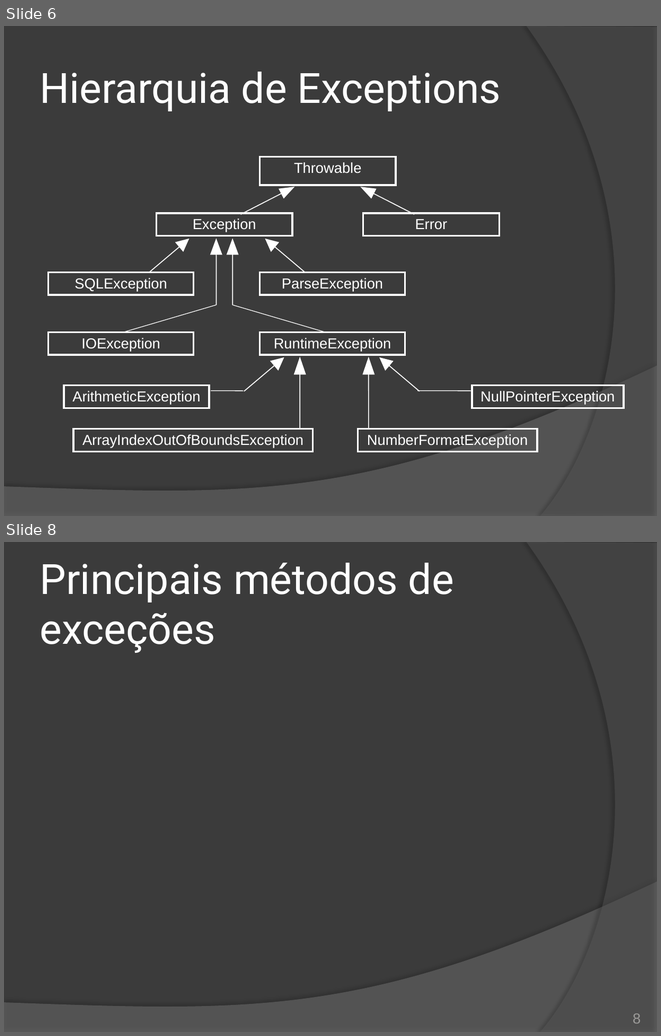
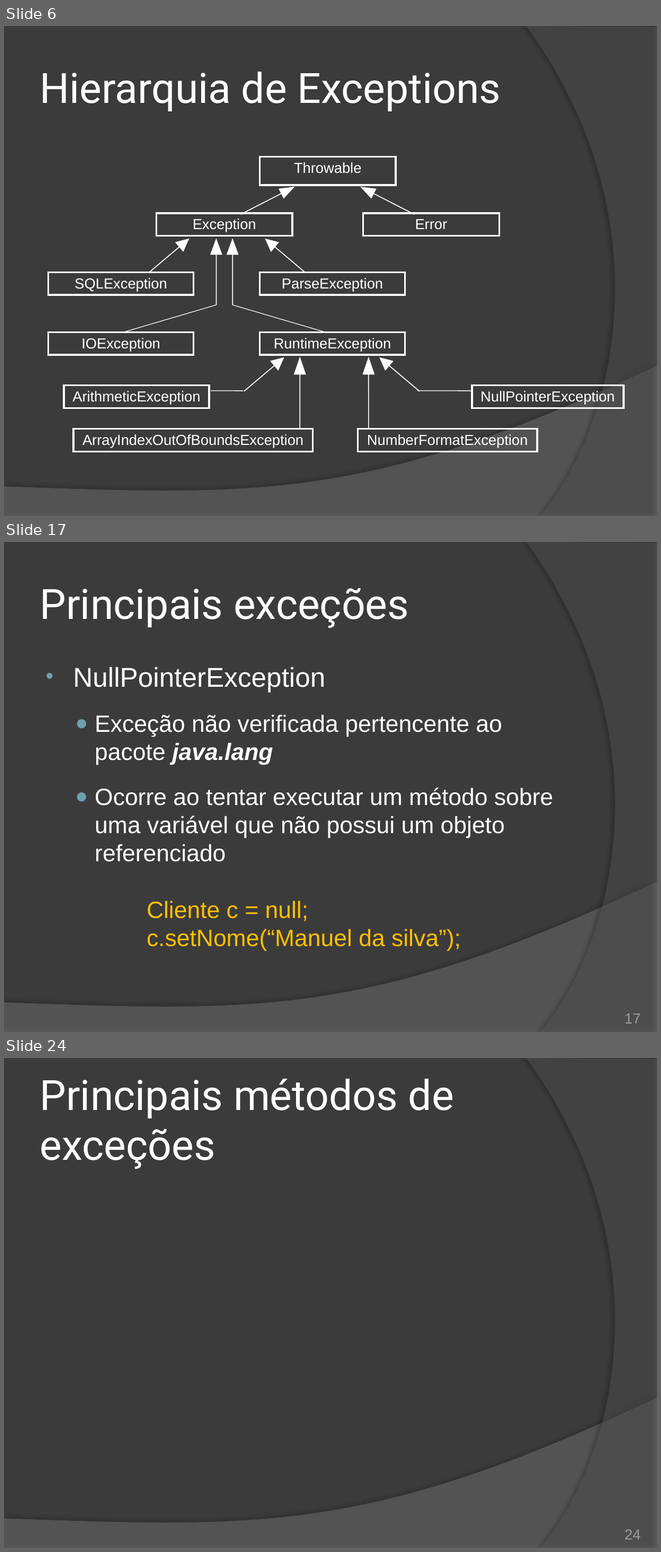
Before and after one commit to duchesqui/slzvieira-training, a slide deck: 2-Java-Programmer-Modulo-II/12.Capitulo06.pptx. Shown one above the other, each under a label of ours: slides 6 and 8 before the commit, slides 6, 17 and 24 after it; the slides between them are not shown. The pictures are 661x1036 and 661x1552 pixels, drawn with LibreOffice and Linux fonts; fonts in the diff are those of the drawing. Boxes give left, top, right and bottom in pixels: in the first picture for what was removed or moved away, otherwise in the second. Text is boxed around its words. In the diff, an @@ line names an element or a change of style, - is before the commit and + after.

Commit message:
Novos slides de tratamento de exceções.

```diff
--- a/2-Java-Programmer-Modulo-II/12.Capitulo06.pptx
+++ b/2-Java-Programmer-Modulo-II/12.Capitulo06.pptx
@@ slide 17 added at (4, 542, 657, 1032), background #3B3B3B; not listed: 2 template elements that a slide beside it also shows @@
@@ title added at (40, 588, 409, 628), 46 pt, text #FFFFFF @@
+Principais exceções
@@ text added at (73, 667, 553, 951), 26 pt, text #FFFFFF @@
+• NullPointerException
+  ● Exceção não verificada pertencente ao pacote java.lang
+  ● Ocorre ao tentar executar um método sobre uma variável que não possui um objeto referenciado
+  Cliente c = null;
+  c.setNome(“Manuel da silva”);
@@ page number added at (625, 1013, 641, 1023), 16 pt, text #9D9B9A @@
+17
@@ what was slide 8 is now slide 24 @@
@@ page number at (625, 1529, 641, 1539): text changed @@
-8
+24
```
Also in this commit, not shown: 4 slides changed, 13 other slides added, 1 slide removed.
